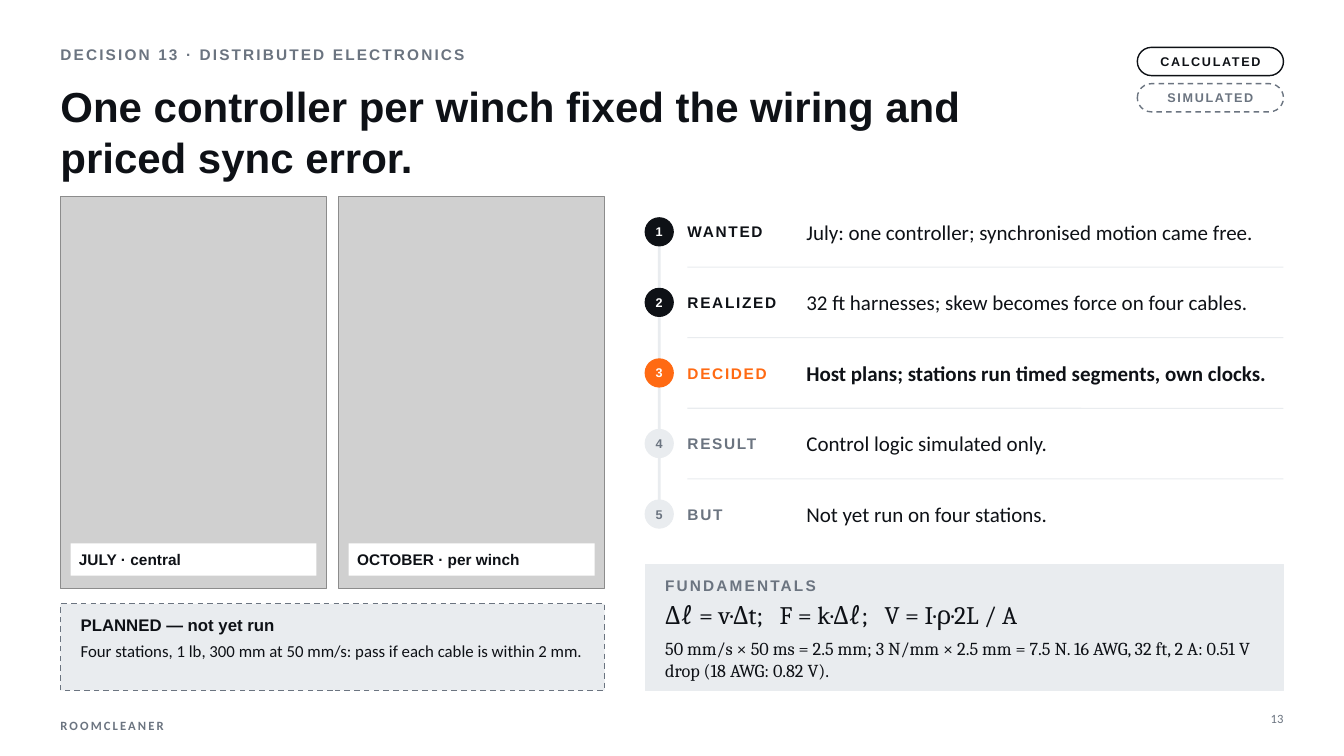
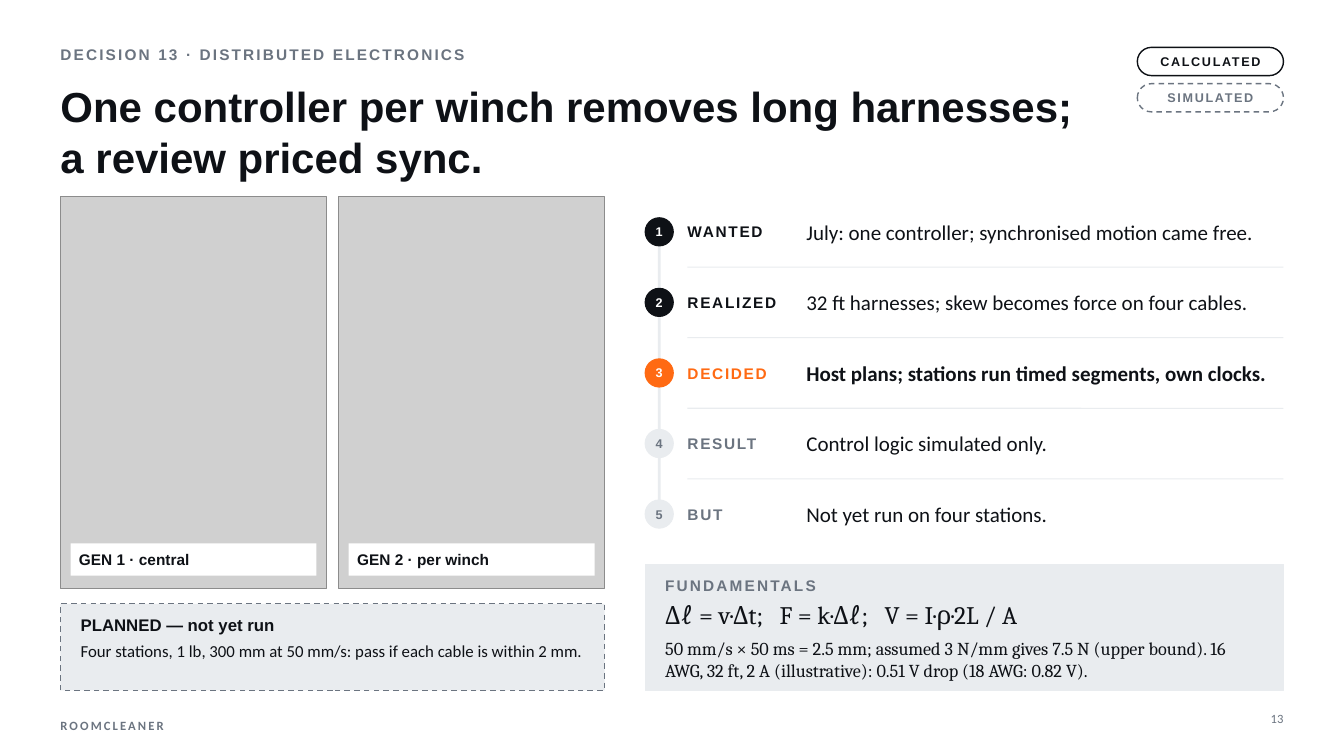
Before and after one commit to Jaspario1199/RoomCleaner, a slide deck: slide 13 of docs/presentation/deck/RoomCleaner_SpaceX_draft.pptx. Drawn at 1344x756 pixels with LibreOffice and Linux fonts; fonts in the diff are those of the drawing; grey boxes stand for pictures. Boxes give left, top, right and bottom in pixels: in the first picture for what was removed or moved away, otherwise in the second. Text is boxed around its words. In the diff, an @@ line names an element or a change of style, - is before the commit and + after.

```diff
--- a/docs/presentation/deck/RoomCleaner_SpaceX_draft.pptx
+++ b/docs/presentation/deck/RoomCleaner_SpaceX_draft.pptx
@@ title at [60,91,1073,181]: text changed @@
-One controller per winch fixed the wiring and priced sync error.
+One controller per winch removes long harnesses; a review priced sync.
@@ text in rectangle at [79,554,190,565]: text changed @@
-JULY · central
+GEN 1 · central
@@ text in rectangle at [357,554,489,569]: text changed @@
-OCTOBER · per winch
+GEN 2 · per winch
@@ text at [665,642,1225,681]: text changed @@
-50 mm/s × 50 ms = 2.5 mm; 3 N/mm × 2.5 mm = 7.5 N. 16 AWG, 32 ft, 2 A: 0.51 V drop (18 AWG: 0.82 V).
+50 mm/s × 50 ms = 2.5 mm; assumed 3 N/mm gives 7.5 N (upper bound). 16 AWG, 32 ft, 2 A (illustrative): 0.51 V drop (18 AWG: 0.82 V).
```
Also in this commit, not shown: 21 other slides changed, 5 other files.
